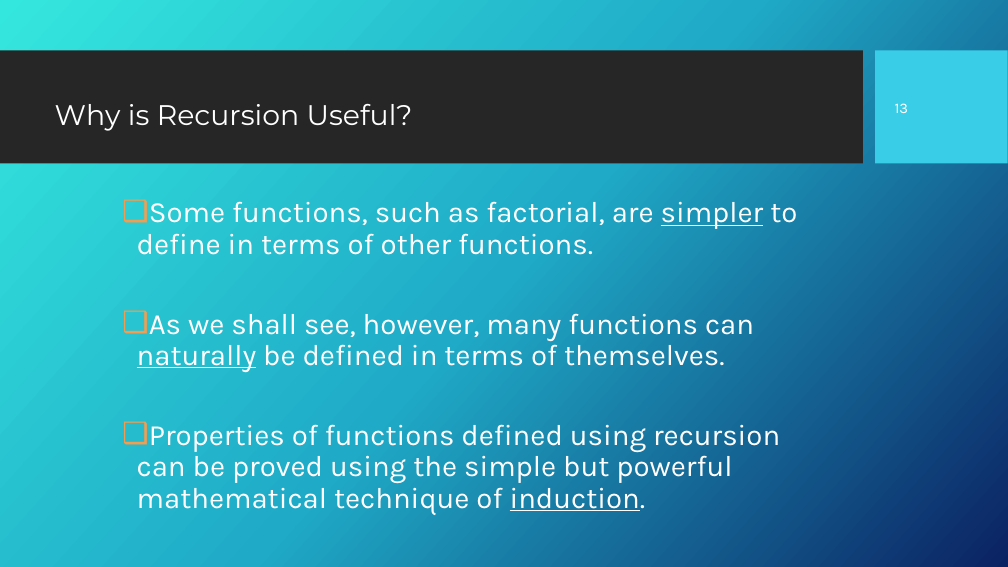
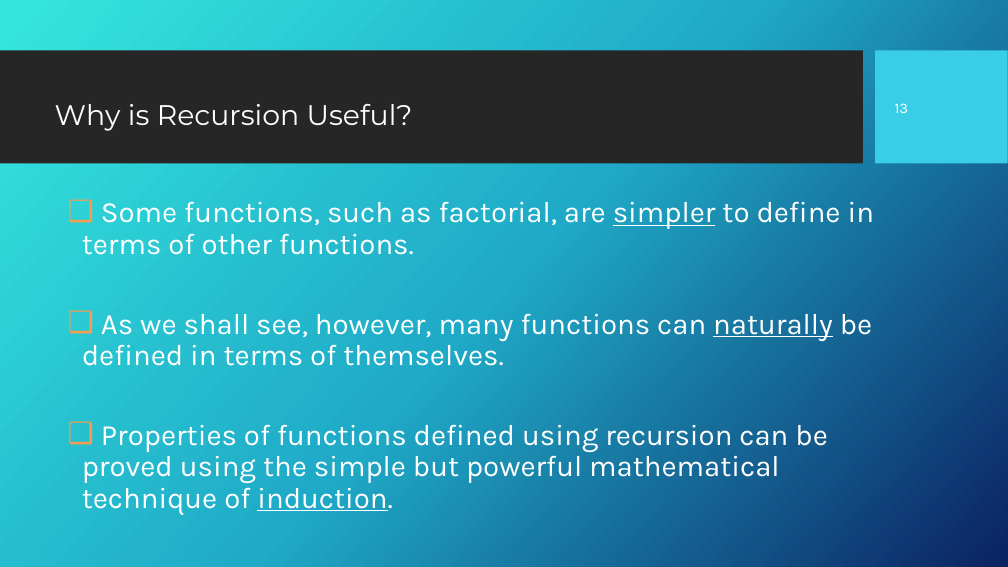
Before and after one commit to Fun-Prog-26/fun-prog-26, a slide deck: slide 14 of topic07-recursive-functions/unit-07a-lectures/talk-1/a-recursion.pptx. Drawn at 1008x567 pixels with LibreOffice and Linux fonts; fonts in the diff are those of the drawing; background and template pictures are left out. Boxes give left, top, right and bottom in pixels: in the first picture for what was removed or moved away, otherwise in the second. Text is boxed around its words. In the diff, an @@ line names an element or a change of style, - is before the commit and + after.

Commit message:
update topic 7 - recursion

```diff
--- a/topic07-recursive-functions/unit-07a-lectures/talk-1/a-recursion.pptx
+++ b/topic07-recursive-functions/unit-07a-lectures/talk-1/a-recursion.pptx
@@ text "Some functions, such as factorial, ..." rewrapped from bbox=[137, 201, 797, 515] to bbox=[82, 201, 874, 515] @@
```
Also in this commit, not shown: 4 other slides changed, 21 other files.
